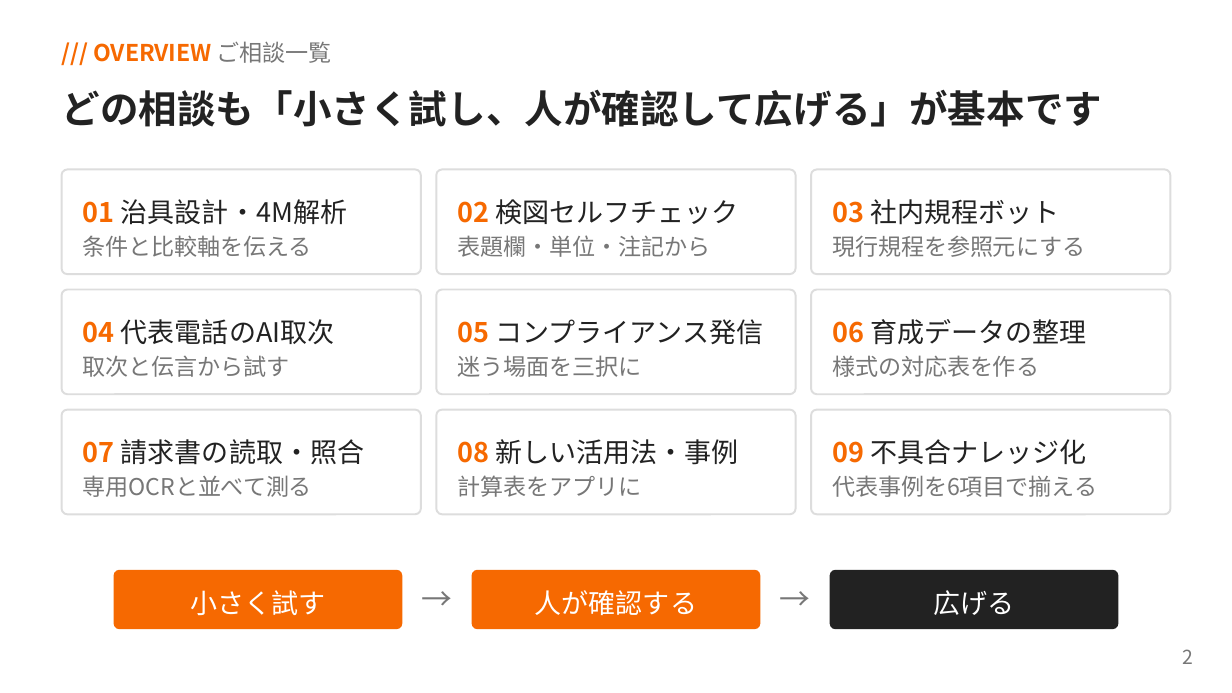
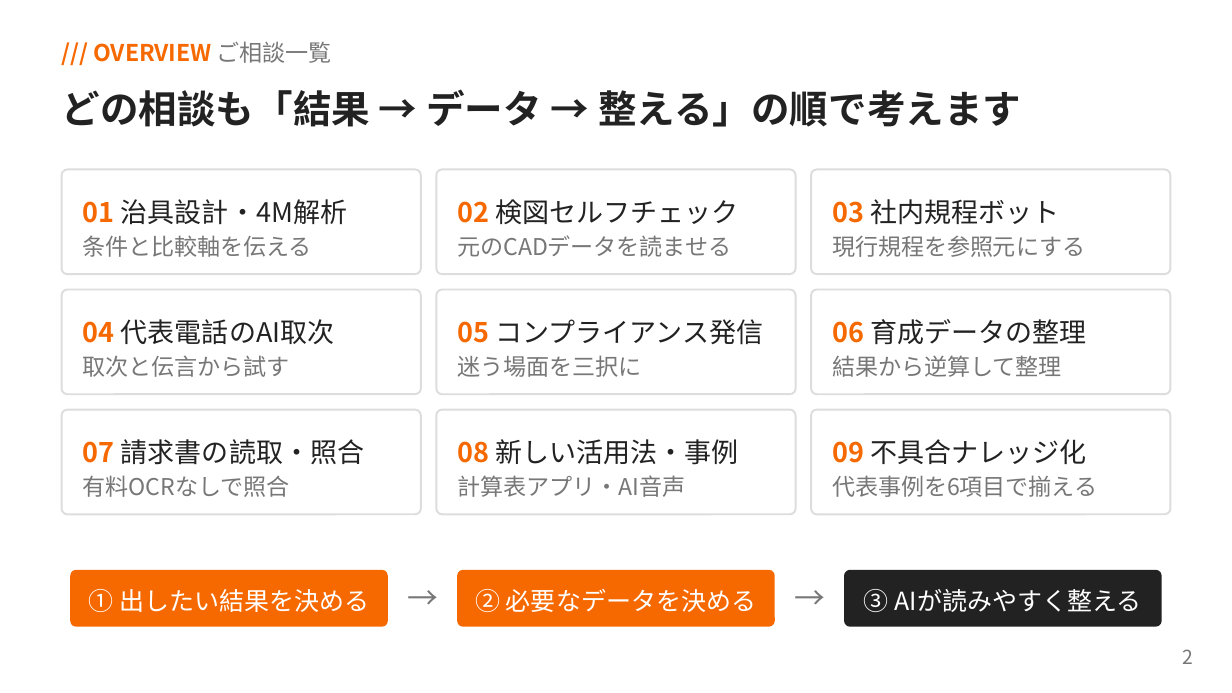
Before and after one commit to yoshiy-dev/yoshiy-dev, a slide deck: slide 2 of outputs/AI活用相談_回答まとめ.pptx. Drawn at 1232x693 pixels with LibreOffice and Linux fonts; fonts in the diff are those of the drawing. Boxes give left, top, right and bottom in pixels: in the first picture for what was removed or moved away, otherwise in the second. Text is boxed around its words. In the diff, an @@ line names an element or a change of style, - is before the commit and + after.

```diff
--- a/outputs/AI活用相談_回答まとめ.pptx
+++ b/outputs/AI活用相談_回答まとめ.pptx
@@ text at (62,89,1021,127): text changed @@
-どの相談も「小さく試し、人が確認して広げる」が基本です
+どの相談も「結果 → データ → 整える」の順で考えます
@@ text at (457,235,731,257): text changed @@
-表題欄・単位・注記から
+元のCADデータを読ませる
@@ text at (832,355,1061,377): text changed @@
-様式の対応表を作る
+結果から逆算して整理
@@ text at (83,475,290,497): text changed @@
-専用OCRと並べて測る
+有料OCRなしで照合
@@ text at (457,475,685,497): text changed @@
-計算表をアプリに
+計算表アプリ・AI音声
@@ rounded rectangle: place and size @@
-rounded rectangle at (113,569,402,628)
+rounded rectangle at (70,569,388,626)
@@ rounded rectangle: place and size @@
-rounded rectangle at (472,569,760,628)
+rounded rectangle at (457,569,775,626)
@@ proportions changed in 3 elements at (457,569,775,626), (70,569,388,626), (844,569,1162,626) @@
@@ rounded rectangle: place and size @@
-rounded rectangle at (829,569,1117,628)
+rounded rectangle at (844,569,1162,626)
@@ text at (88,589,369,612): text changed; size 15.8 to 14.6 pt @@
-小さく試す
+① 出したい結果を決める
@@ text "→": place and size @@
-text "→" at (421,580,510,618)
+text "→" at (407,579,495,617)
@@ text at (475,589,756,612): text changed; size 15.8 to 14.6 pt @@
-人が確認する
+② 必要なデータを決める
@@ text "→": place and size @@
-text "→" at (780,580,869,618)
+text "→" at (795,579,883,617)
@@ text at (864,589,1142,612): text changed; size 15.8 to 14.6 pt @@
-広げる
+③ AIが読みやすく整える
```
Also in this commit, not shown: 5 other slides changed, 1 other file.
